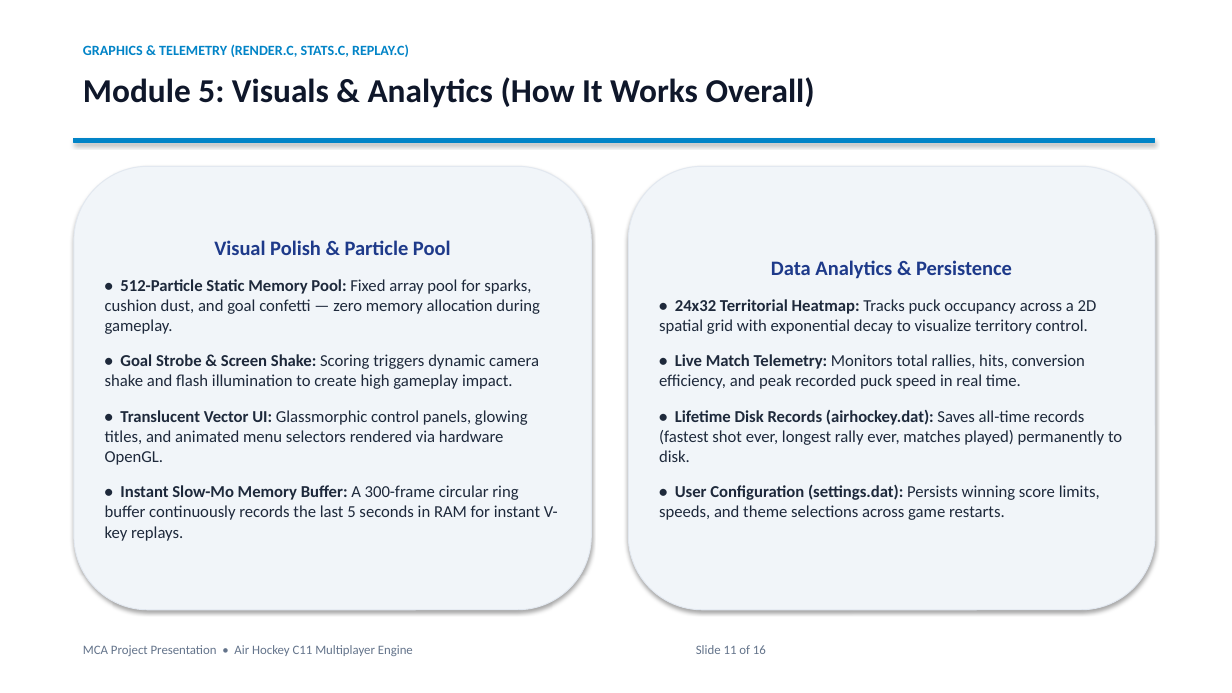
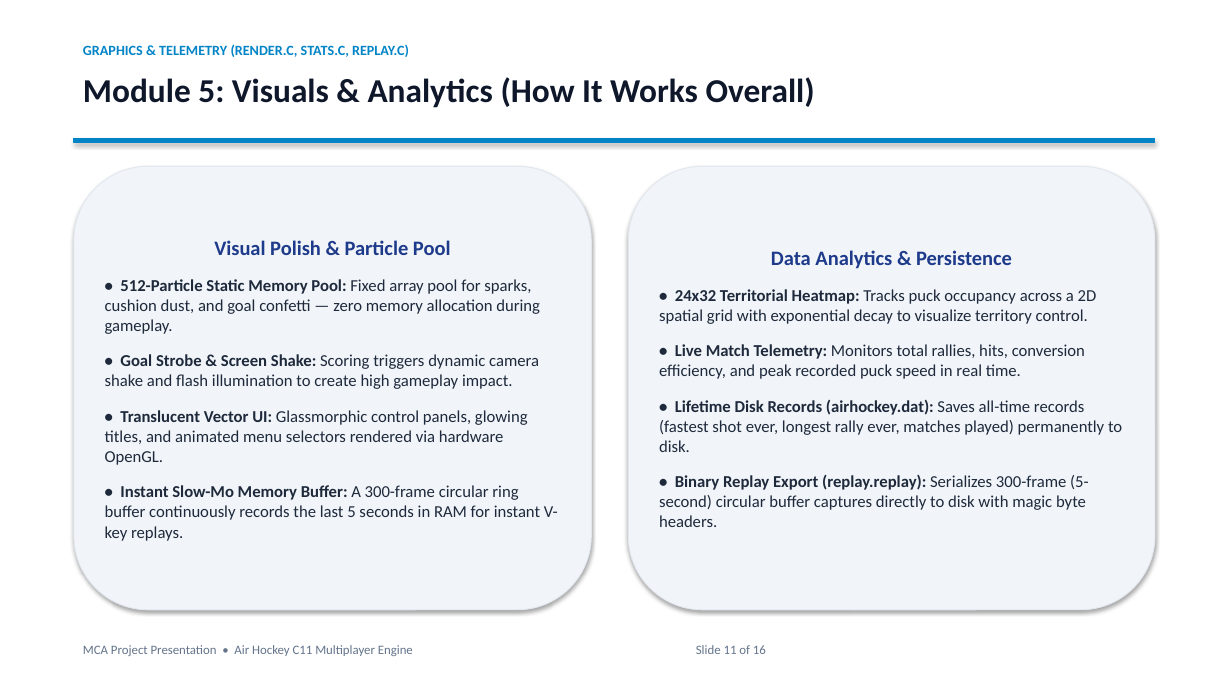
Before and after one commit to hamravichauhan/airhocky, a slide deck: slide 11 of Air_Hockey_Presentation.pptx. Drawn at 1232x693 pixels with LibreOffice and Linux fonts; fonts in the diff are those of the drawing. Boxes give left, top, right and bottom in pixels: in the first picture for what was removed or moved away, otherwise in the second. Text is boxed around its words. In the diff, an @@ line names an element or a change of style, - is before the commit and + after.

```diff
--- a/Air_Hockey_Presentation.pptx
+++ b/Air_Hockey_Presentation.pptx
@@ text in rounded rectangle at <box>659,475,1089,527</box>: text changed @@
-• User Configuration (settings.dat): Persists winning score limits, speeds, and theme selections across game restarts.
+• Binary Replay Export (replay.replay): Serializes 300-frame (5-second) circular buffer captures directly to disk with magic byte headers.
```
Also in this commit, not shown: 3 other slides changed, 3 other files.
